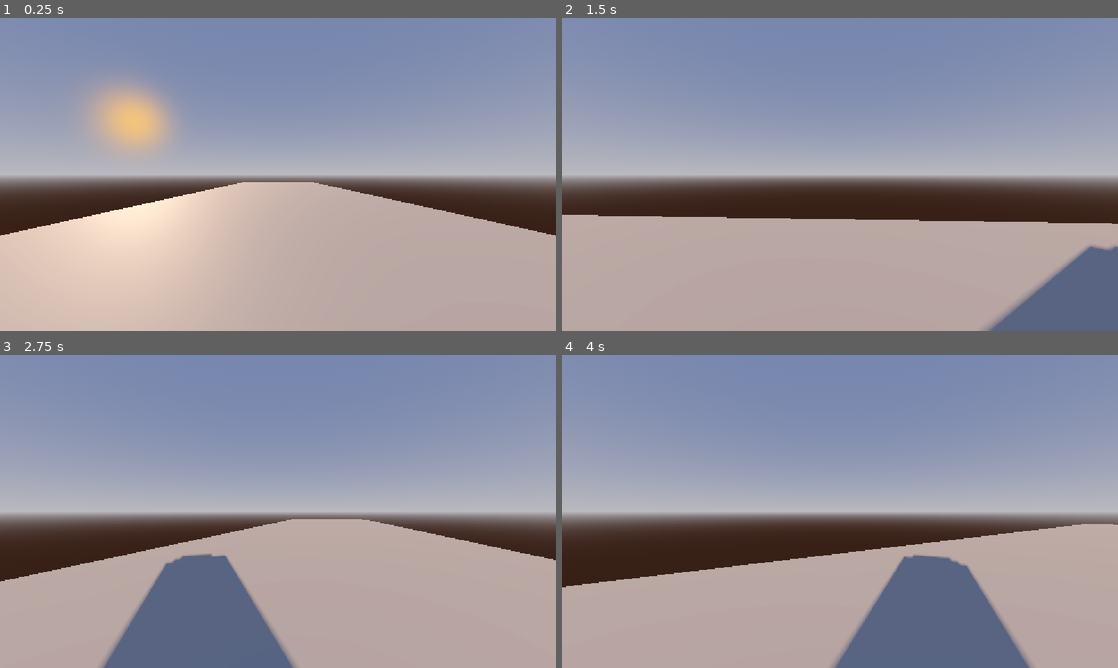
Above: before the commit, frames 1-4 (two rows, left to right).
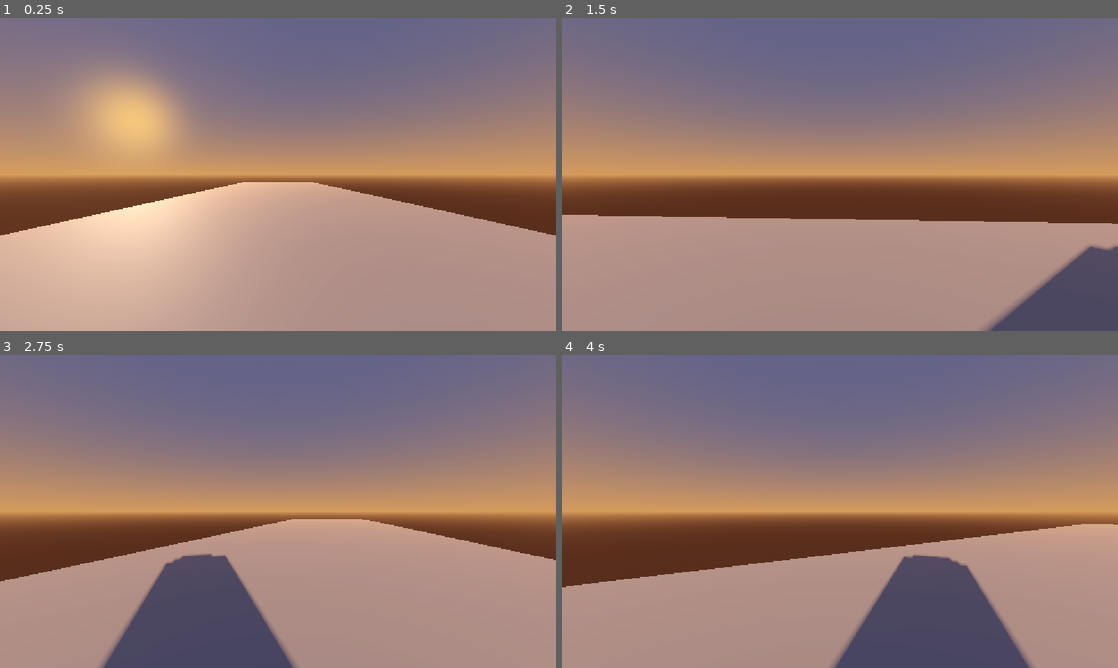
Above: after the commit, the same moments.

Repository: Concoctorydev/streetlight-static
Game: Godot game, scene res://scenes/street.tscn
Two runs of this game, one before a commit and one after it. Both use one fixed random seed, a clock stepped at 60 frames per second and the inputs below.
Inputs:
- Up to frame 1 (0.25 s): no input
- Up to frame 2 (1.5 s): tap Enter (ui_accept) at 0.5, 0.77 s; hold Right (ui_right) 0.53-1.28 s; hold Down (ui_down) from 1.28 s (still down)
- Up to frame 3 (2.75 s): tap Enter (ui_accept) at 1.52 s; release Down (ui_down) at 2.03 s; hold Right (ui_right) from 2.03 s (still down)
- Up to frame 4 (4 s): release Right (ui_right) at 2.78 s; hold Up (ui_up) 2.78-3.53 s; tap Enter (ui_accept) at 3.02, 3.77 s; hold Left (ui_left) from 3.53 s (still down)

The runs differ from the first frame. In frame 1, 91% of the frame differs, in the area x 0-100%, y 0-100%; in frame 2, 100%; in frame 3, 100%; in frame 4, 100%.

Commit message:
Add golden hour sky and fog attributes

Diff:
--- a/streetlight-static/scenes/street.tscn
+++ b/streetlight-static/scenes/street.tscn
@@ -3,10 +3,11 @@
 [ext_resource type="Script" uid="uid://c466re6d6jo46" path="res://scripts/player.gd" id="1_tr5t1"]
 
 [sub_resource type="ProceduralSkyMaterial" id="ProceduralSkyMaterial_nfbhi"]
-sky_top_color = Color(0.47843137, 0.5411765, 0.72156864, 1)
-sky_horizon_color = Color(0.7859998, 0.7810979, 0.8173723, 1)
-ground_bottom_color = Color(0.2509804, 0.16862746, 0.13333334, 1)
-ground_horizon_color = Color(0.7859998, 0.7810979, 0.8173723, 1)
+sky_top_color = Color(0.3372549, 0.38431373, 0.56078434, 1)
+sky_horizon_color = Color(0.9411765, 0.627451, 0.3764706, 1)
+ground_bottom_color = Color(0.3019608, 0.16862746, 0.13333334, 1)
+ground_horizon_color = Color(0.9411765, 0.627451, 0.3764706, 1)
+sun_angle_max = 40.0
 energy_multiplier = 0.75
 
 [sub_resource type="Sky" id="Sky_tr5t1"]
@@ -18,6 +19,11 @@
 tonemap_mode = 2
 ssao_enabled = true
 glow_enabled = true
+fog_enabled = true
+fog_light_color = Color(0.9411765, 0.627451, 0.3764706, 1)
+fog_sun_scatter = 0.3
+fog_density = 0.005
+fog_sky_affect = 0.025
 
 [sub_resource type="PlaneMesh" id="PlaneMesh_k4tht"]
 size = Vector2(10, 60)
